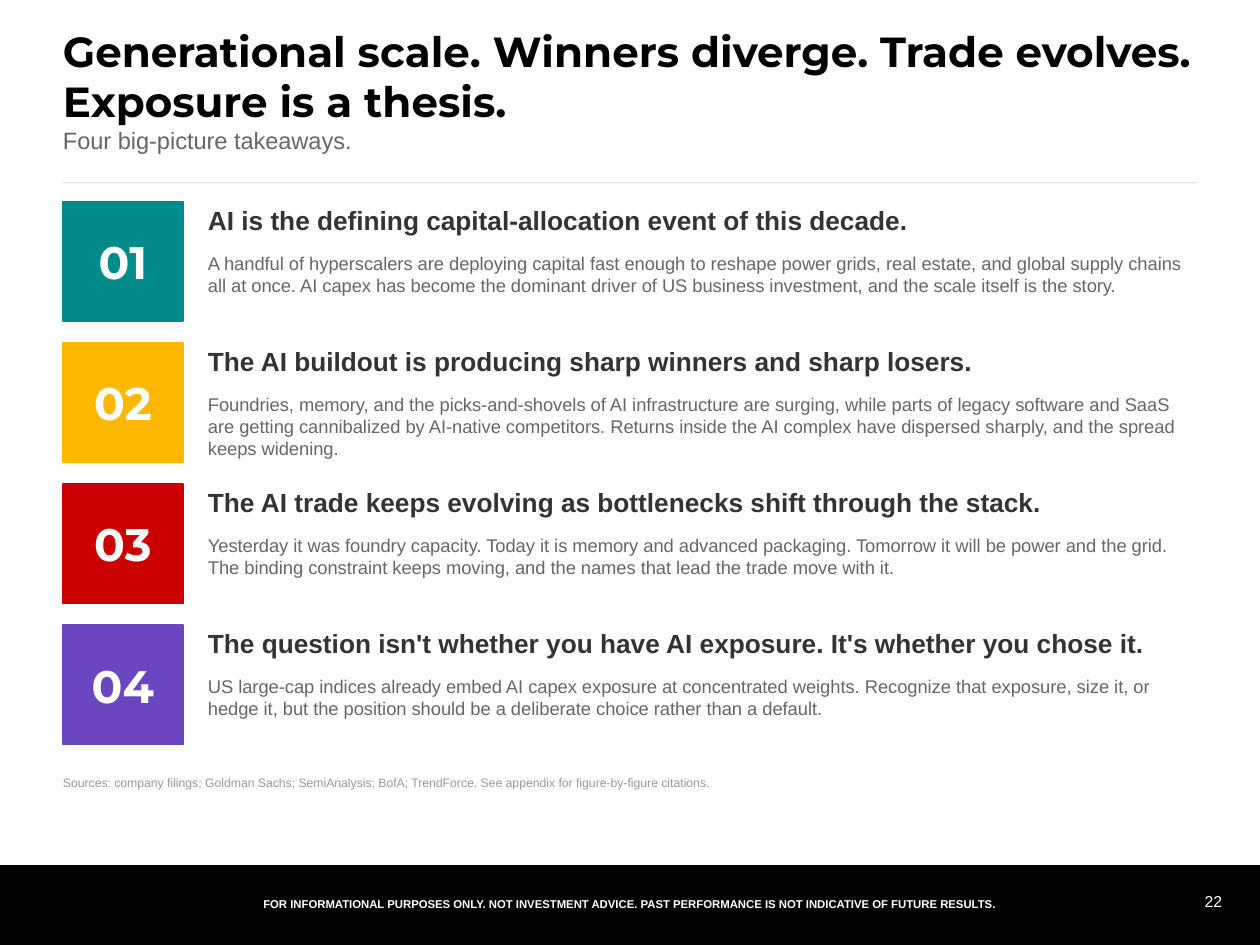
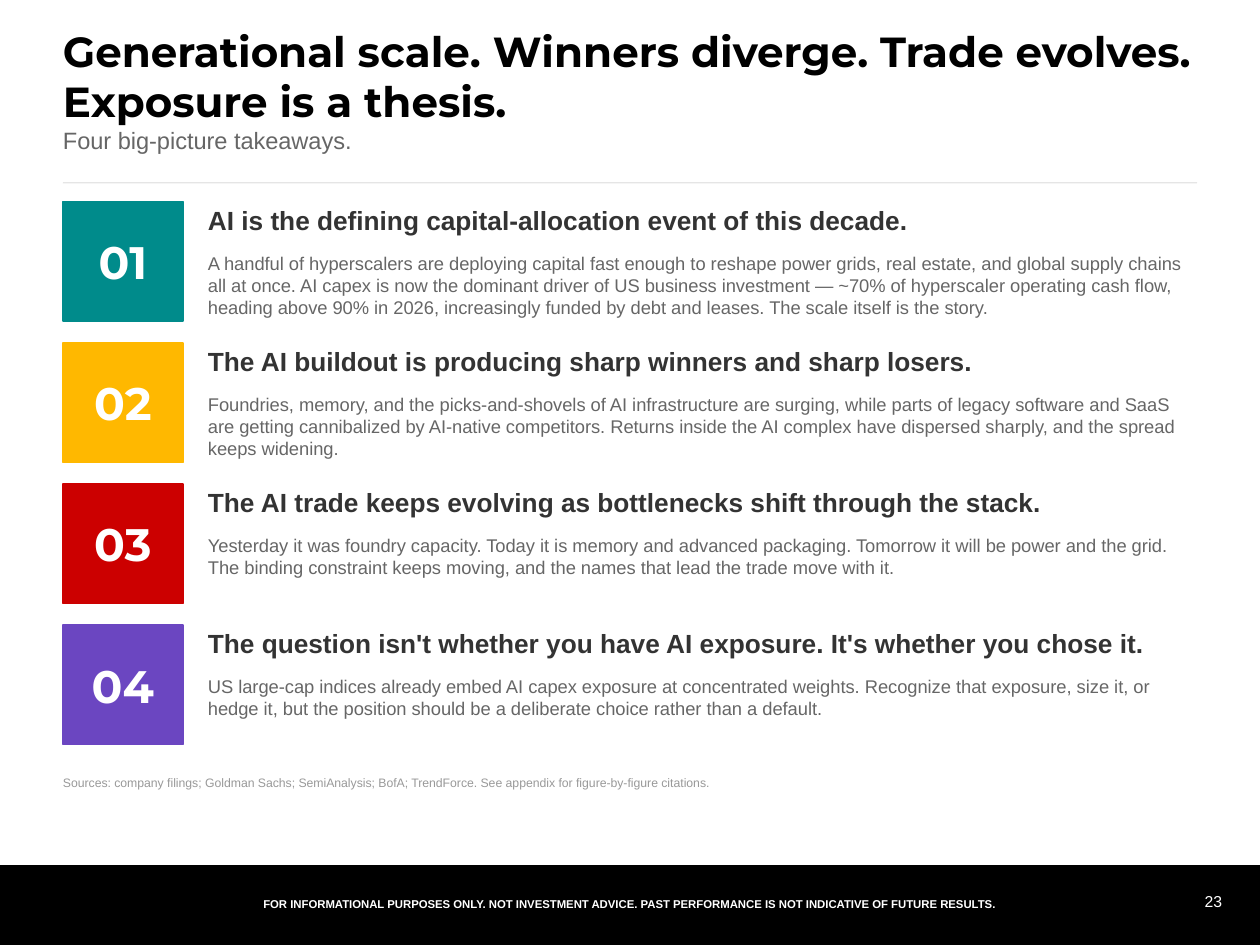
Before and after one commit to samuelcmcclellan-cell/ai-markets-deck, a slide deck: slide 23 of ai-markets-deck.pptx (slide 22 before the commit). Drawn at 1260x945 pixels with LibreOffice and Linux fonts; fonts in the diff are those of the drawing. Boxes give left, top, right and bottom in pixels: in the first picture for what was removed or moved away, otherwise in the second. Text is boxed around its words. In the diff, an @@ line names an element or a change of style, - is before the commit and + after.

```diff
--- a/ai-markets-deck.pptx
+++ b/ai-markets-deck.pptx
@@ text at (208,256,1181,318): text changed @@
-A handful of hyperscalers are deploying capital fast enough to reshape power grids, real estate, and global supply chains all at once. AI capex has become the dominant driver of US business investment, and the scale itself is the story.
+A handful of hyperscalers are deploying capital fast enough to reshape power grids, real estate, and global supply chains all at once. AI capex is now the dominant driver of US business investment — ~70% of hyperscaler operating cash flow, heading above 90% in 2026, increasingly funded by debt and leases. The scale itself is the story.
@@ text at (1205,896,1223,907): text changed @@
-22
+23
```
Also in this commit, not shown: 19 other slides changed, 2 slides added, 1 slide removed, 42 other files.
